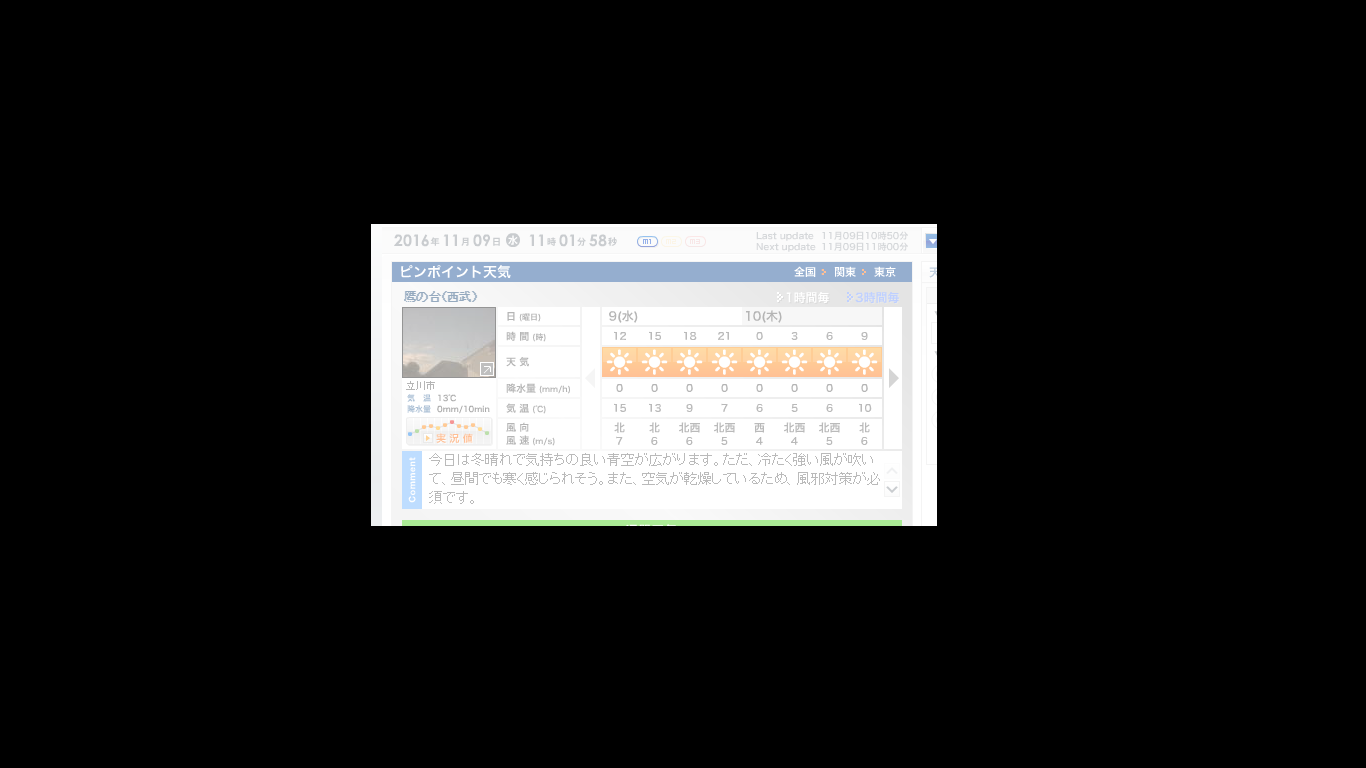
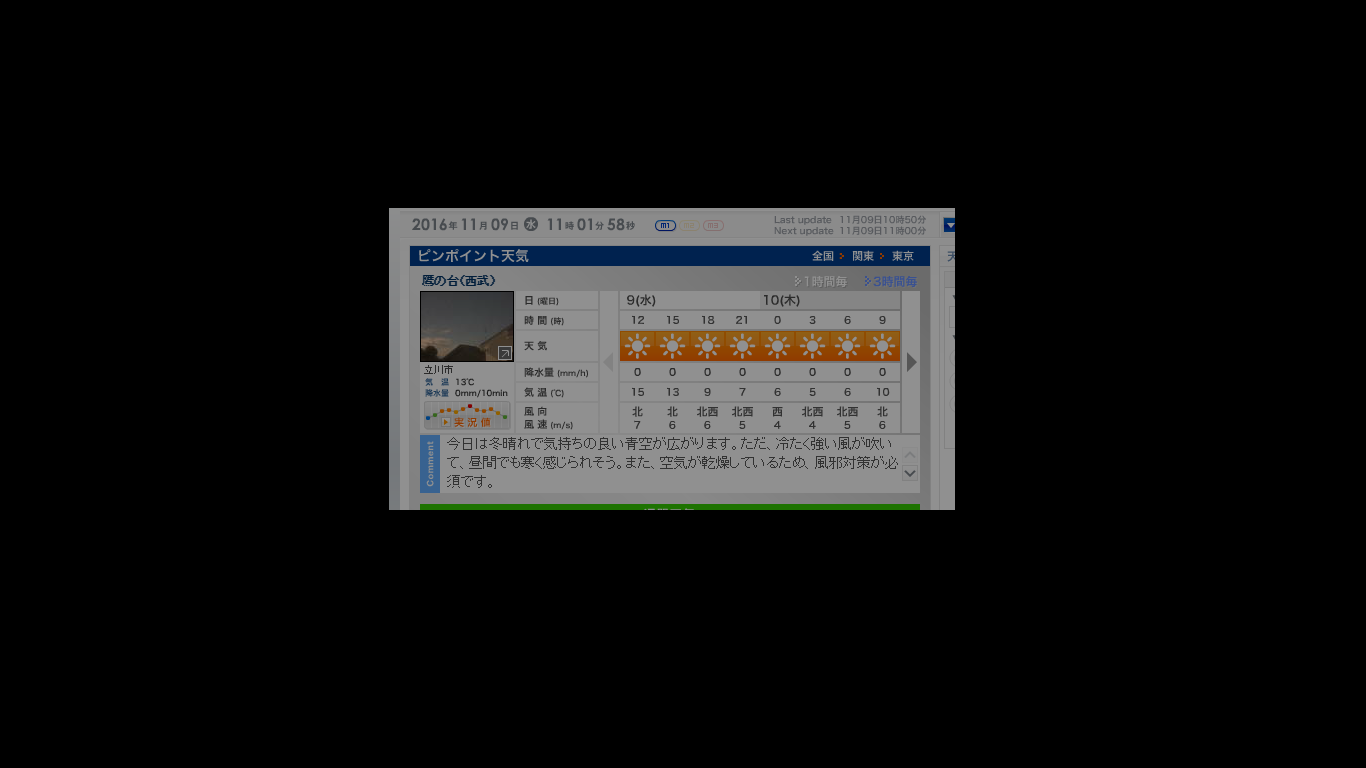
Layer changes from the first w=1366, h=768 image to the second:
renamed "レイヤー 1" to "レイヤー 2", painted on it over [371, 208, 955, 526]
